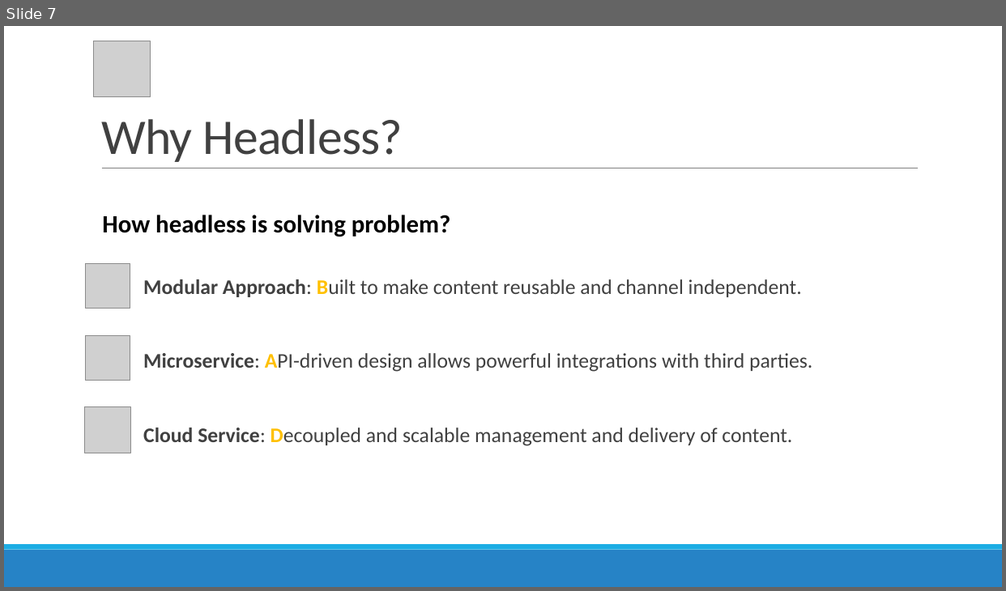
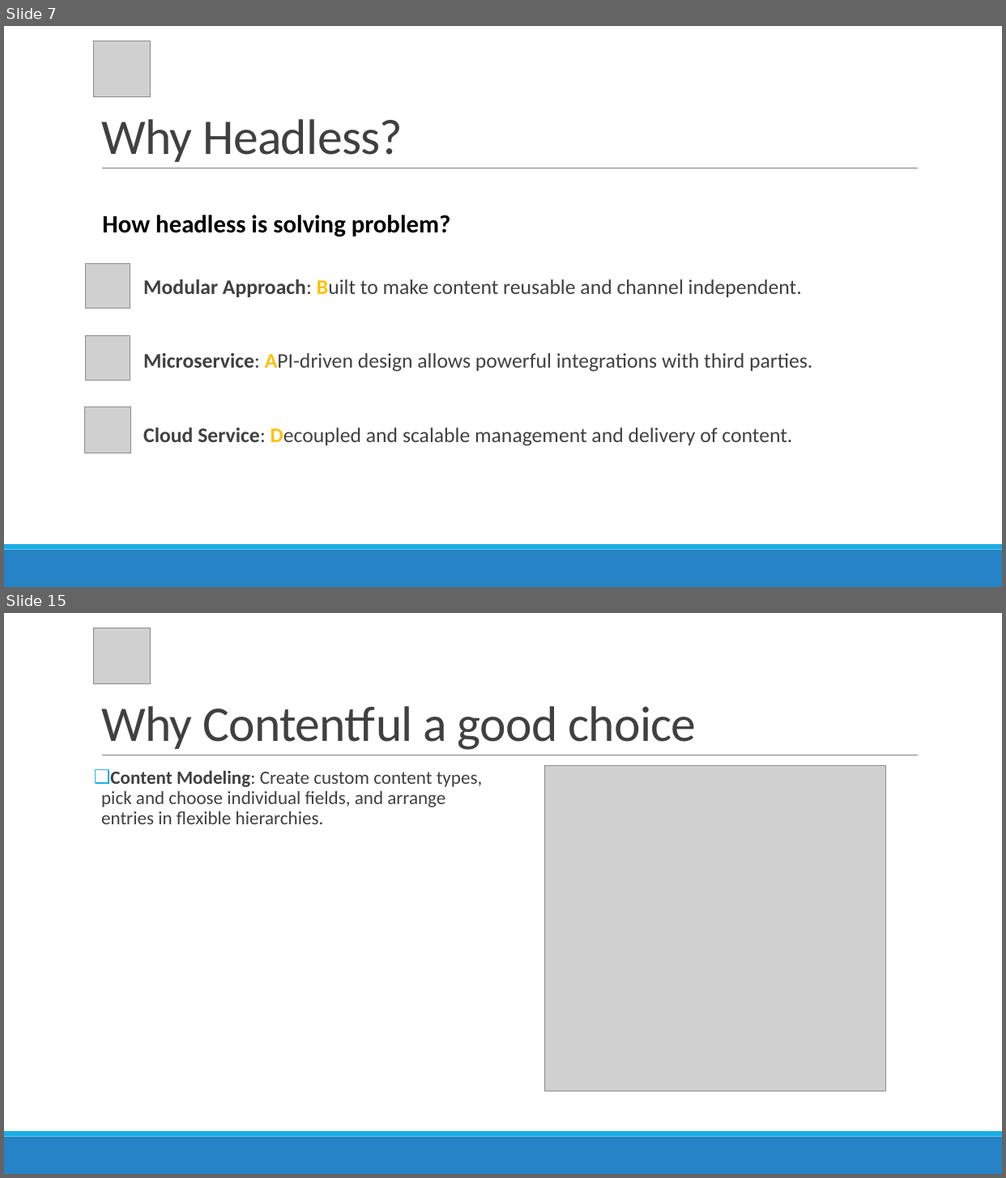
Before and after one commit to r4yadav/contentful-altudo, a slide deck: Contentful-queries.pptx. Shown one above the other, each under a label of ours: slide 7 before the commit, slides 7 and 15 after it; the slides between them are not shown. The pictures are 1006x591 and 1006x1178 pixels, drawn with LibreOffice and Linux fonts; fonts in the diff are those of the drawing; grey boxes stand for pictures. Boxes give left, top, right and bottom in pixels: in the first picture for what was removed or moved away, otherwise in the second. Text is boxed around its words. In the diff, an @@ line names an element or a change of style, - is before the commit and + after.

```diff
--- a/Contentful-queries.pptx
+++ b/Contentful-queries.pptx
@@ slide 15 added at (4, 613, 1002, 1174), background #FFFFFF; not listed: 3 template elements that a slide beside it also shows @@
@@ picture added at (94, 628, 150, 683) @@
@@ title added at (101, 706, 696, 750), 48 pt, text #404040 @@
+Why Contentful a good choice
@@ text added at (101, 771, 483, 824), 18 pt, text #404040 @@
+❑ Content Modeling: Create custom content types, pick and choose individual fields, and arrange entries in flexible hierarchies.
@@ picture added at (544, 766, 886, 1092) @@
```
Also in this commit, not shown: 4 slides changed, 9 other slides added, 5 other files.
